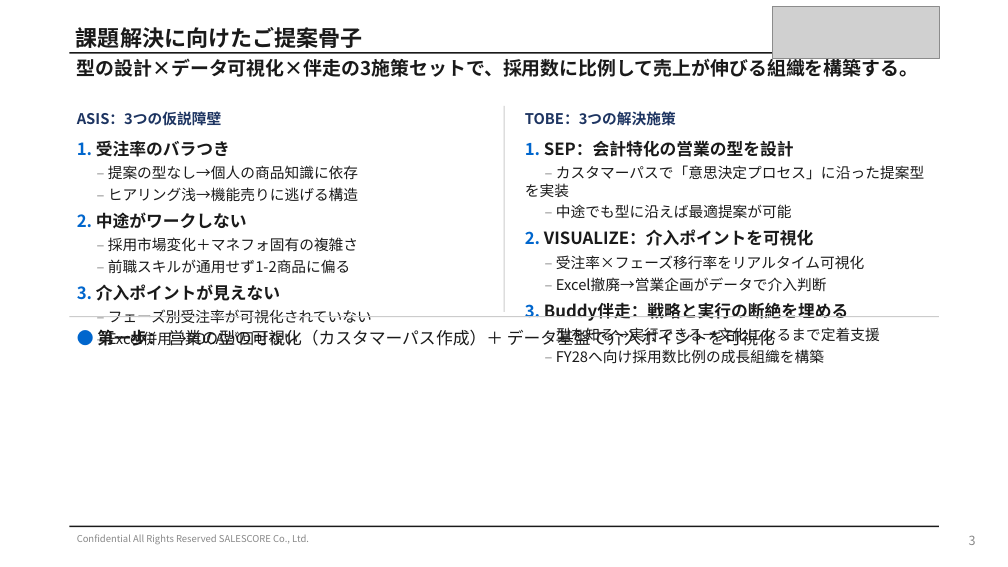
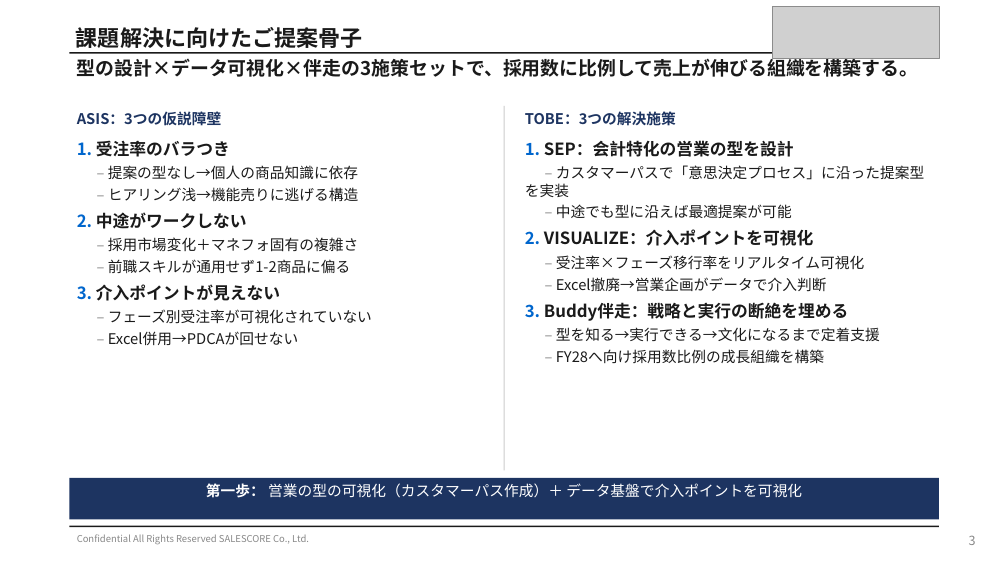
Before and after one commit to shintanagami-netizen/-, a slide deck: slide 3 of slides_p10_p12.pptx. Drawn at 1008x567 pixels with LibreOffice and Linux fonts; fonts in the diff are those of the drawing; grey boxes stand for pictures. Boxes give left, top, right and bottom in pixels: in the first picture for what was removed or moved away, otherwise in the second. Text is boxed around its words. In the diff, an @@ line names an element or a change of style, - is before the commit and + after.

```diff
--- a/slides_p10_p12.pptx
+++ b/slides_p10_p12.pptx
@@ rectangle: place and size @@
-rectangle at (504,106,504,312)
+rectangle at (504,106,504,470)
@@ text "1. 受注率のバラつき" rewrapped from (77,140,372,323) to (77,140,372,345) @@
@@ rectangle: place and size @@
-rectangle at (70,316,939,317)
+rectangle at (70,478,939,520)
@@ rectangle at (70,478,939,520): fill #CCCCCC to #1D3461 @@
@@ text at (206,483,802,498): text changed; size 16 to 14 pt; text colour #1A1A1A to #FFFFFF @@
-● 第一歩： 営業の型の可視化（カスタマーパス作成）＋ データ基盤で介入ポイントを可視化
+第一歩： 営業の型の可視化（カスタマーパス作成）＋ データ基盤で介入ポイントを可視化
```
Also in this commit, not shown: 2 other slides changed, 2 other files.
